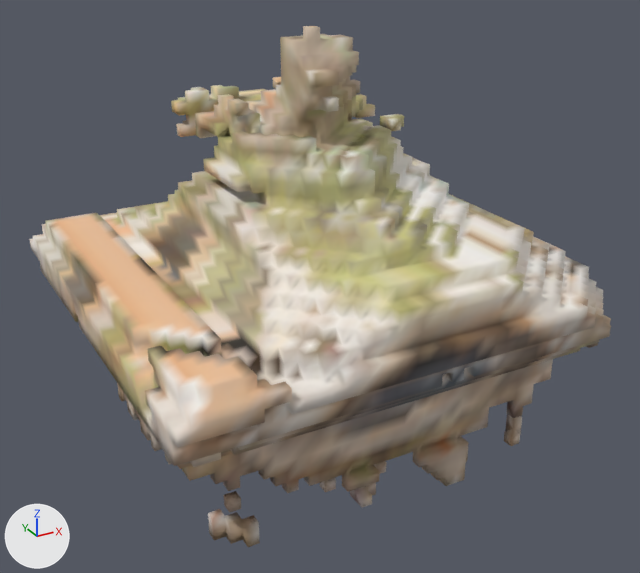
One commit to the glTF model example/mascotte/test1/generated/sheet4/scans/L8/sheet4_L8.glb: the scene before it, then after it.
Camera for both pictures: a camera (50 mm lens) standing at (-1.78, -3.49, 3.3) and looking at (0.04, -0.18, 1.64). Every picture has the same lights, and +X, +Y and +Z are marked at lower left. The picture after the commit comes second.

Script lines for the objects in view, before the commit:
```python
me_bpt_sheet4_l8 = bpy.data.meshes.new('BPT_sheet4_L8')
me_bpt_sheet4_l8.from_pydata(...)  # 10237 vertices, 20956 faces; spans x -1.03..1.08, y -1.18..1.03, z 0.82..2.82
me_bpt_sheet4_l8.materials.append(mat_bpt_projected_material)
ob_bpt_sheet4_l8 = bpy.data.objects.new('BPT_sheet4_L8', me_bpt_sheet4_l8)
ob_bpt_sheet4_l8.location = (0.0, 0.0, 0.0)
```
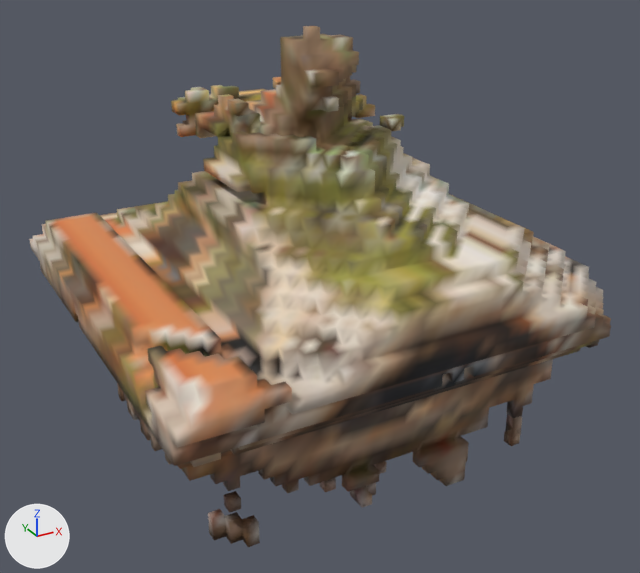
Edits to the bpy script that builds the scene:
```text
Change me_bpt_sheet4_l8:
    where me_bpt_sheet4_l8.from_pydata(...)  # 10237 vertices, 20956 faces; spans x -1.03..1.08, y -1.18..1.03, z 0.82..2.82
    used by ob_bpt_sheet4_l8; location = (0.0, 0.0, 0.0)
    me_bpt_sheet4_l8 part 1: 20579 faces centred in x -1.03..1.08, y -1.18..1.03, z 0.82..2.82 are repainted in the vertex colours, in many colours
```

Location of each change, [x1, y1, x2, y2] in pixels of the pictures (640 x 573 px):
part 1 of me_bpt_sheet4_l8, recoloured (darker): [29, 26, 611, 547] in both
